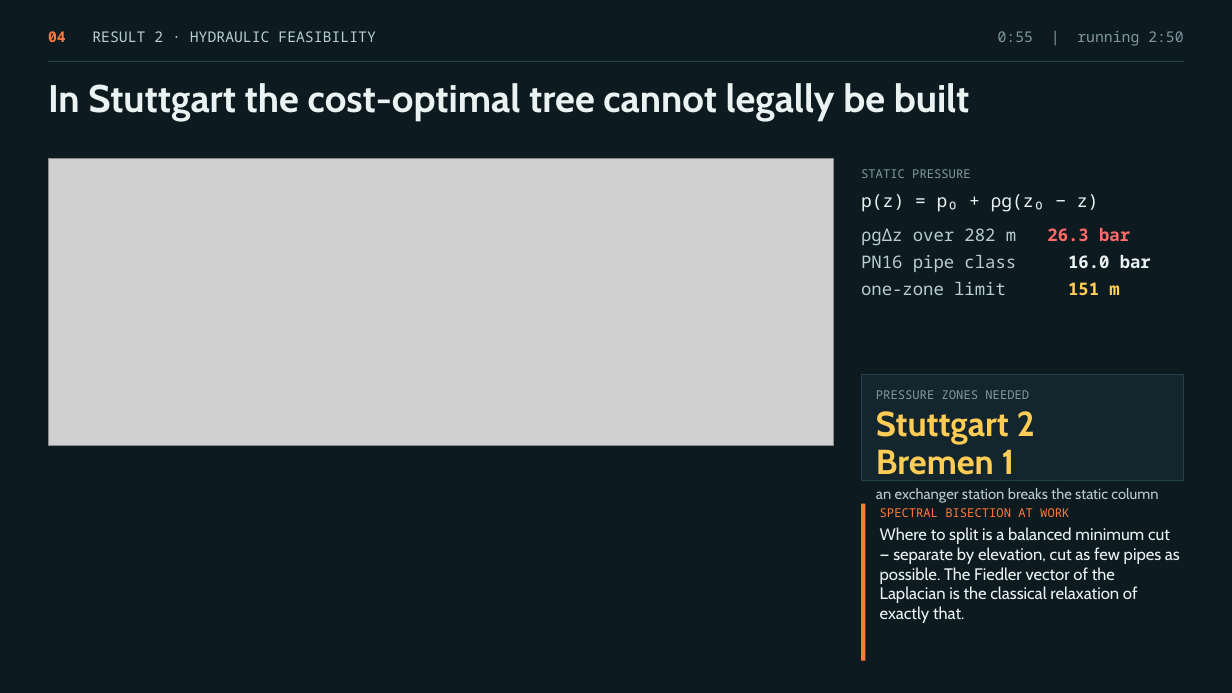
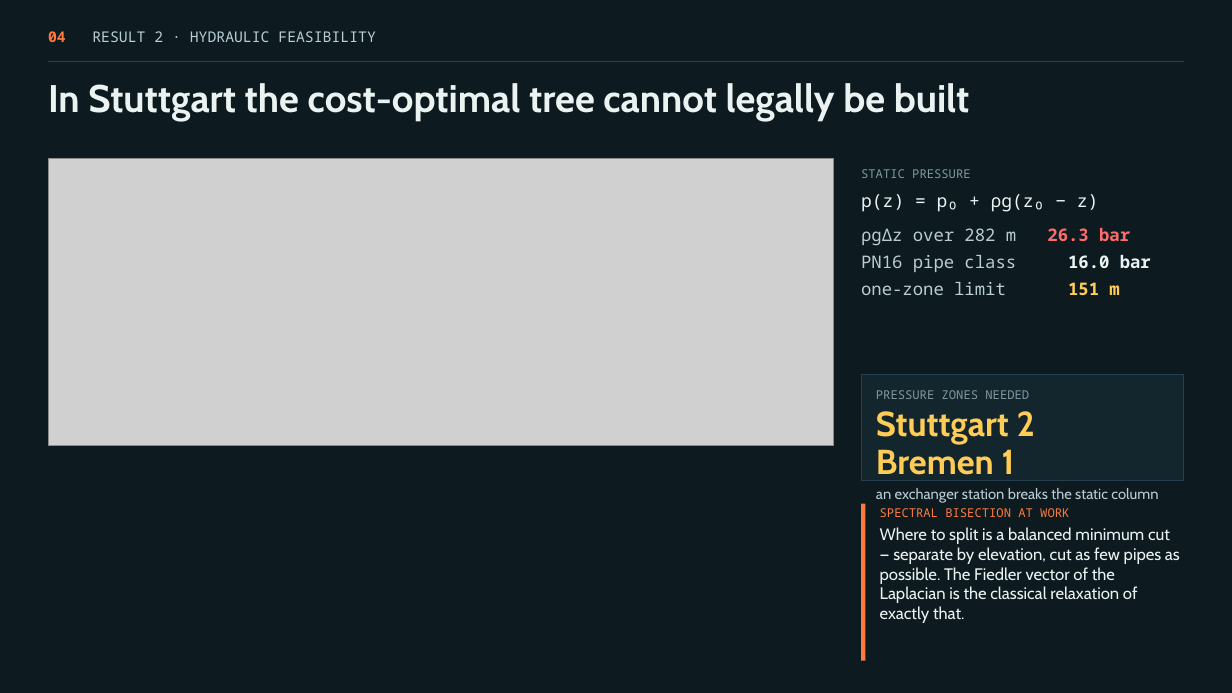
Before and after one commit to uday338/heat-distribution-optimization-using-MST, a slide deck: slide 4 of build/CLL798_prelim_5min.pptx. Drawn at 1232x693 pixels with LibreOffice and Linux fonts; fonts in the diff are those of the drawing; grey boxes stand for pictures. Boxes give left, top, right and bottom in pixels: in the first picture for what was removed or moved away, otherwise in the second. Text is boxed around its words. In the diff, an @@ line names an element or a change of style, - is before the commit and + after.

```diff
--- a/build/CLL798_prelim_5min.pptx
+++ b/build/CLL798_prelim_5min.pptx
@@ text removed at bbox=[998, 31, 1183, 46] @@
-0:55 | running 2:50
```
Also in this commit, not shown: 5 other slides changed, 2 other files.
